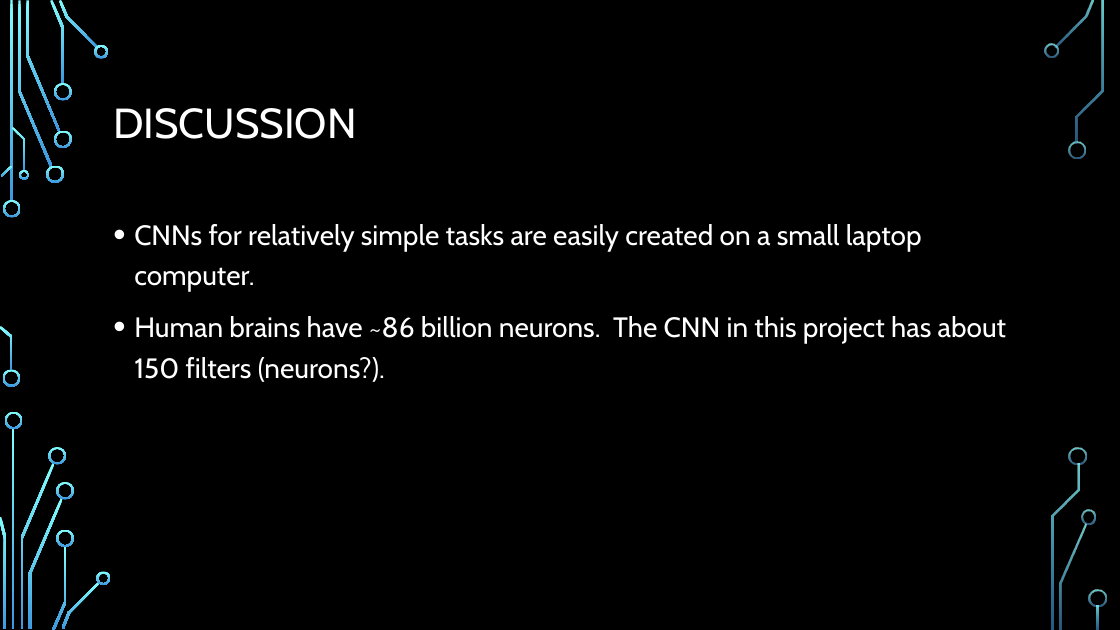
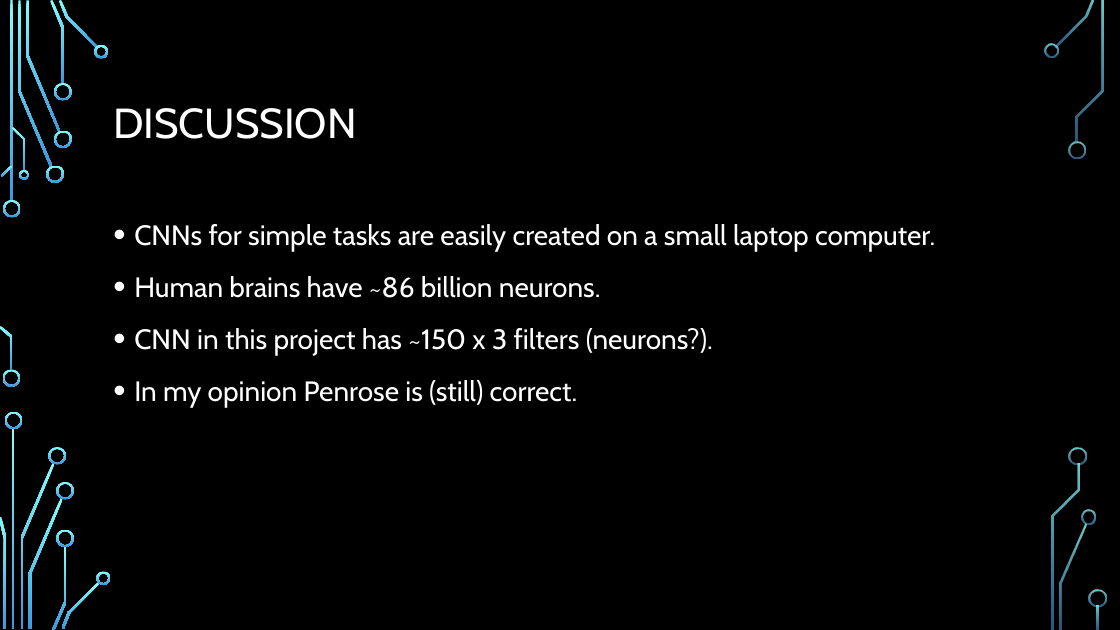
Before and after one commit to anthonyvanderwal/project3-cnn, a slide deck: slide 9 of 2021-02-27 -- anthony vanderwal - project 3 presentation - time series classification with cnn.pptx. Drawn at 1120x630 pixels with LibreOffice and Linux fonts; fonts in the diff are those of the drawing; background and template pictures are left out. Boxes give left, top, right and bottom in pixels: in the first picture for what was removed or moved away, otherwise in the second. Text is boxed around its words. In the diff, an @@ line names an element or a change of style, - is before the commit and + after.

```diff
--- a/2021-02-27 -- anthony vanderwal - project 3 presentation - time series classification with cnn.pptx
+++ b/2021-02-27 -- anthony vanderwal - project 3 presentation - time series classification with cnn.pptx
@@ text at [134, 224, 935, 408]: text changed @@
-• CNNs for relatively simple tasks are easily created on a small laptop computer.
-• Human brains have ~86 billion neurons. The CNN in this project has about 150 filters (neurons?).
+• CNNs for simple tasks are easily created on a small laptop computer.
+• Human brains have ~86 billion neurons.
+• CNN in this project has ~150 x 3 filters (neurons?).
+• In my opinion Penrose is (still) correct.
```
Also in this commit, not shown: 3 other slides changed.
